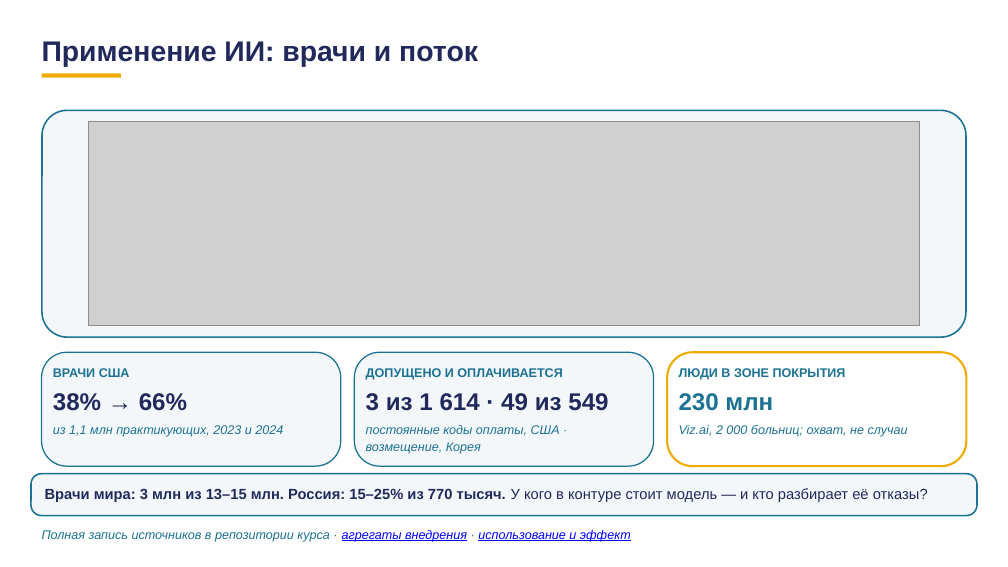
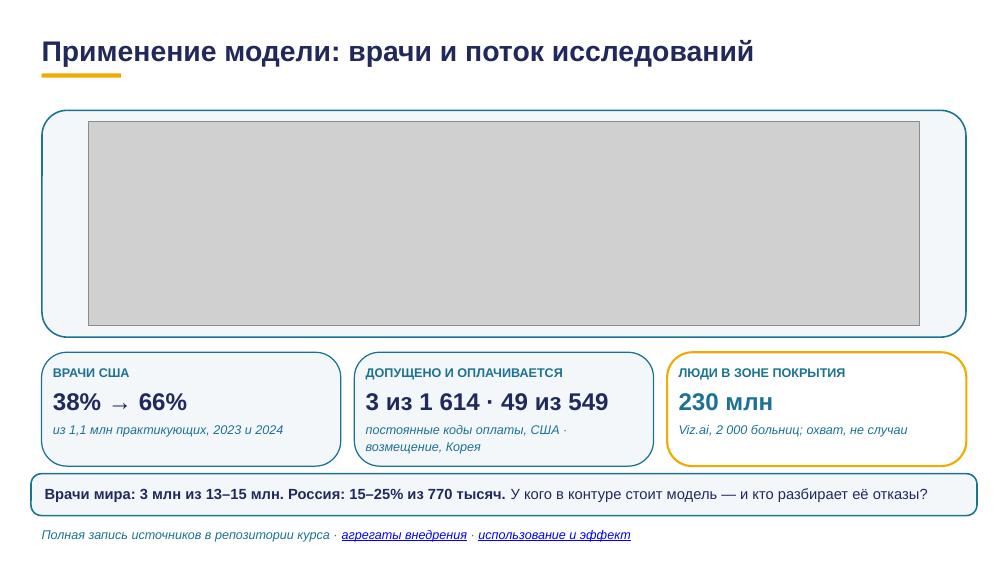
Before and after one commit to tellina-study/AI-usage-lessons, a slide deck: slide 5 of library/lectures/lec-07/rework/deck/lec-07-karkas.pptx. Drawn at 1008x567 pixels with LibreOffice and Linux fonts; fonts in the diff are those of the drawing; grey boxes stand for pictures. Boxes give left, top, right and bottom in pixels: in the first picture for what was removed or moved away, otherwise in the second. Text is boxed around its words. In the diff, an @@ line names an element or a change of style, - is before the commit and + after.

```diff
--- a/library/lectures/lec-07/rework/deck/lec-07-karkas.pptx
+++ b/library/lectures/lec-07/rework/deck/lec-07-karkas.pptx
@@ text at [42,40,754,67]: text changed @@
-Применение ИИ: врачи и поток
+Применение модели: врачи и поток исследований
```
Also in this commit, not shown: 3 other slides changed, 2 slides added, 5 slides removed, 38 other files.
